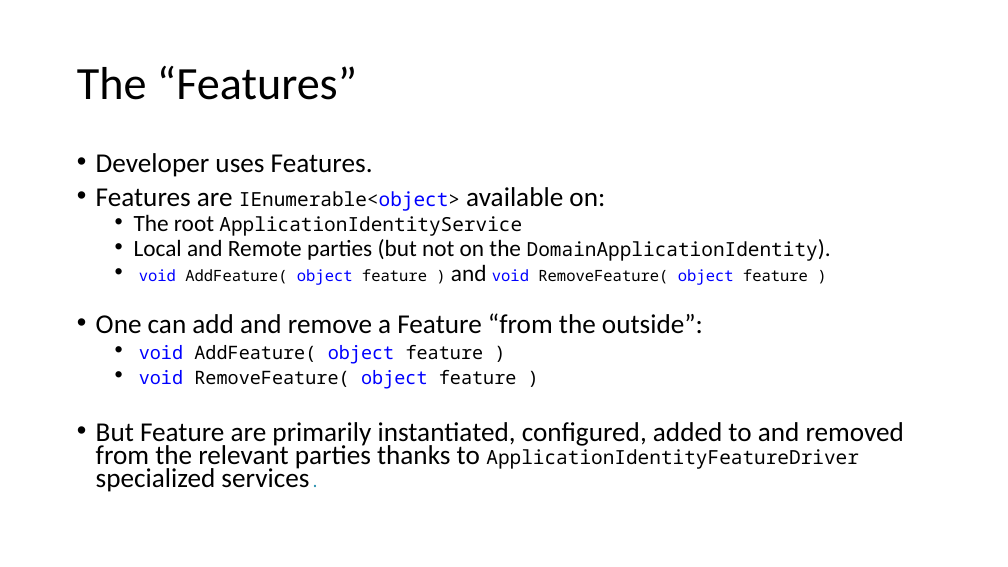
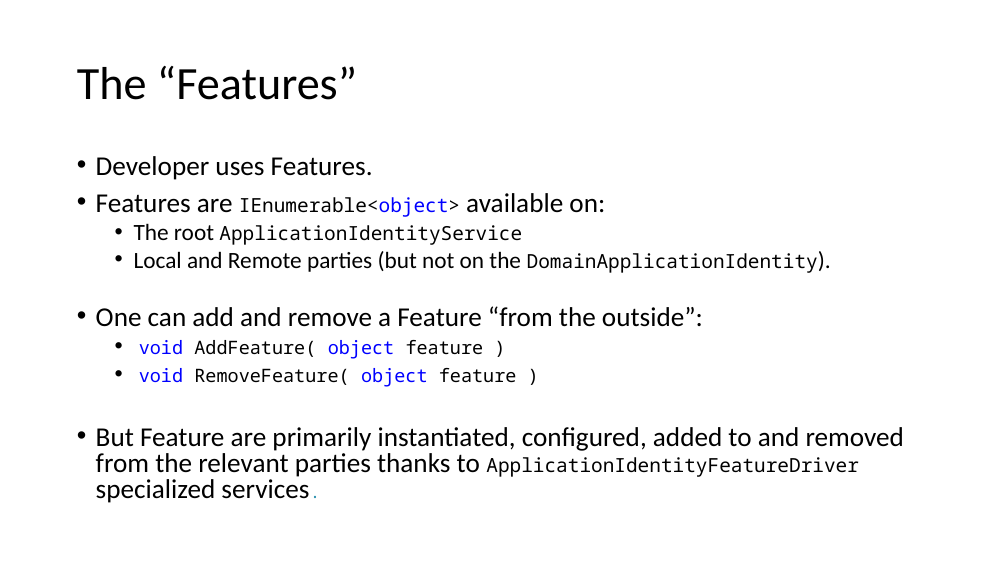
Before and after one commit to signature-opensource/CK-AppIdentity-Transport, a slide deck: slide 22 of Doc/CK-AppIdentity.pptx. Drawn at 1008x567 pixels with LibreOffice and Linux fonts; fonts in the diff are those of the drawing. Boxes give left, top, right and bottom in pixels: in the first picture for what was removed or moved away, otherwise in the second. Text is boxed around its words. In the diff, an @@ line names an element or a change of style, - is before the commit and + after.

```diff
--- a/Doc/CK-AppIdentity.pptx
+++ b/Doc/CK-AppIdentity.pptx
@@ text "Developer uses Features." at (x1=96, y1=156, x2=904, y2=503): line spacing 0.7 to 0.8 @@
@@ text at (x1=139, y1=264, x2=808, y2=285): paragraph removed @@
-  • void AddFeature( object feature ) and void RemoveFeature( object feature )
```
Also in this commit, not shown: 2 other slides changed.
